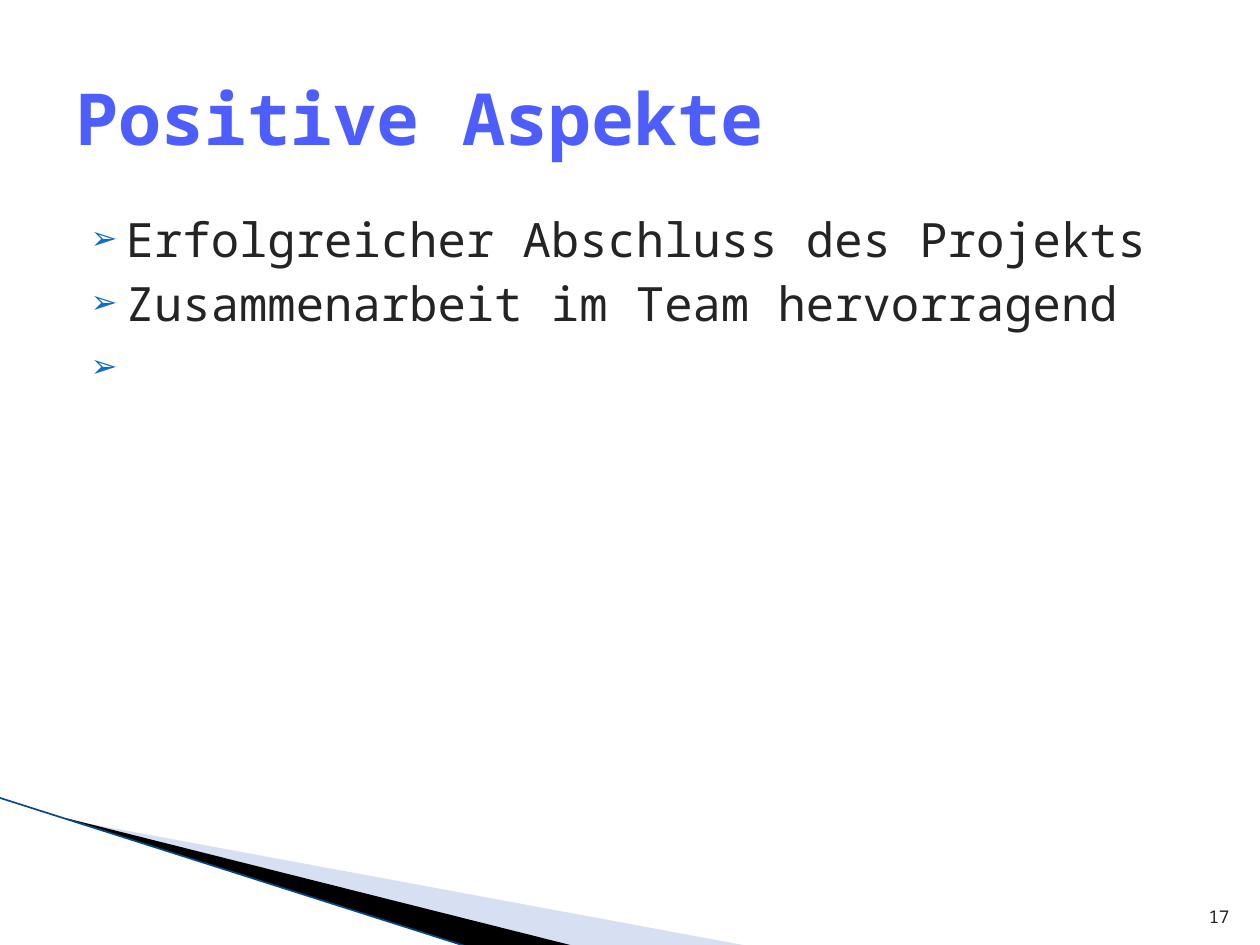
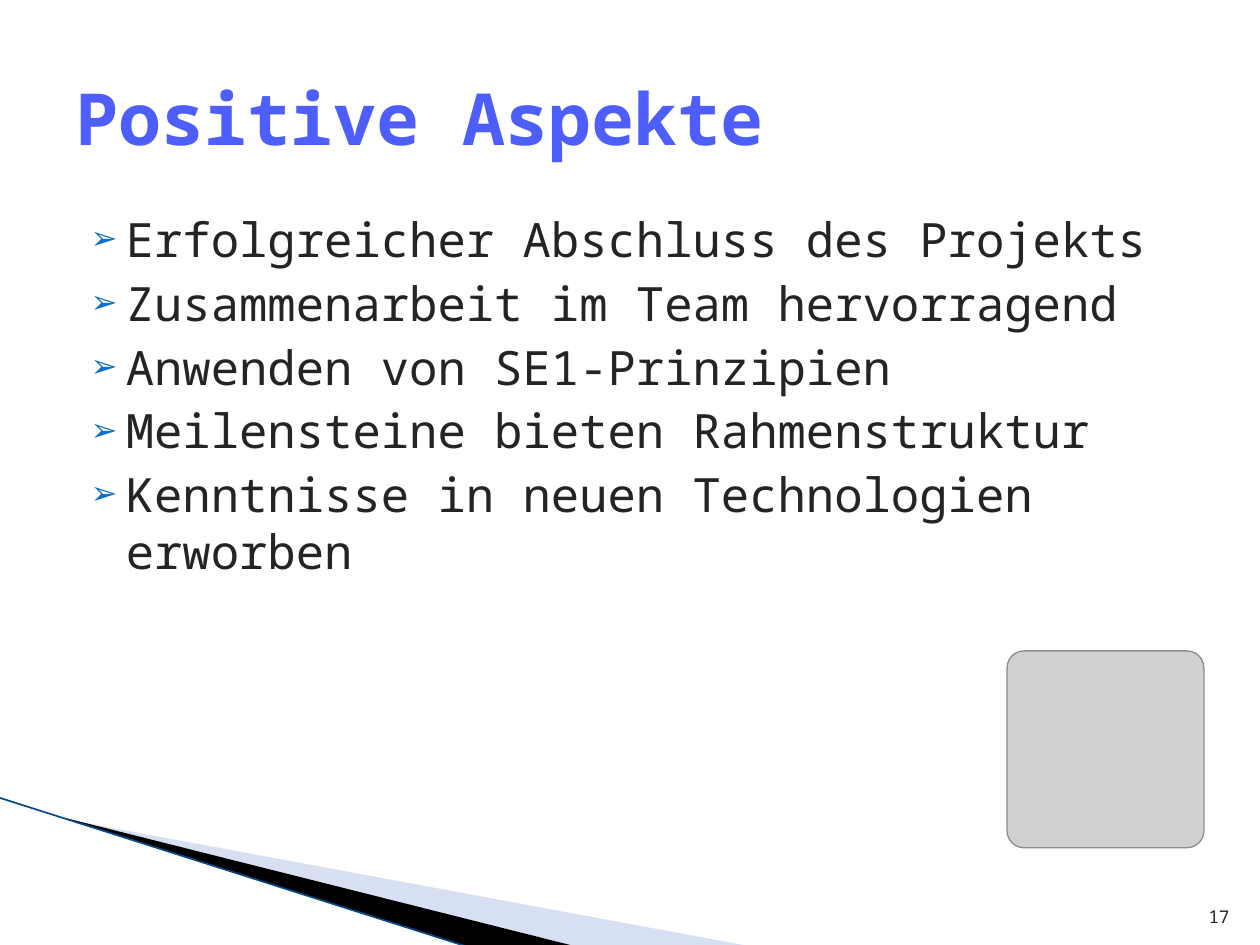
Before and after one commit to lukaselmer/hsr-mrt-software-engineering-2-project, a slide deck: slide 17 of doc/09_Präsentation/praesentation_ms6.pptx. Drawn at 1260x945 pixels with LibreOffice and Linux fonts; fonts in the diff are those of the drawing; grey boxes stand for pictures; background and template pictures are left out. Boxes give left, top, right and bottom in pixels: in the first picture for what was removed or moved away, otherwise in the second. Text is boxed around its words. In the diff, an @@ line names an element or a change of style, - is before the commit and + after.

```diff
--- a/doc/09_Präsentation/praesentation_ms6.pptx
+++ b/doc/09_Präsentation/praesentation_ms6.pptx
@@ text at box(126, 349, 1090, 570): paragraphs added @@
+➢ Anwenden von SE1-Prinzipien
+➢ Meilensteine bieten Rahmenstruktur
+➢ Kenntnisse in neuen Technologien erworben
@@ picture added at box(1007, 651, 1203, 848) @@
```
Also in this commit, not shown: 2 other slides changed, 1 slide added.
